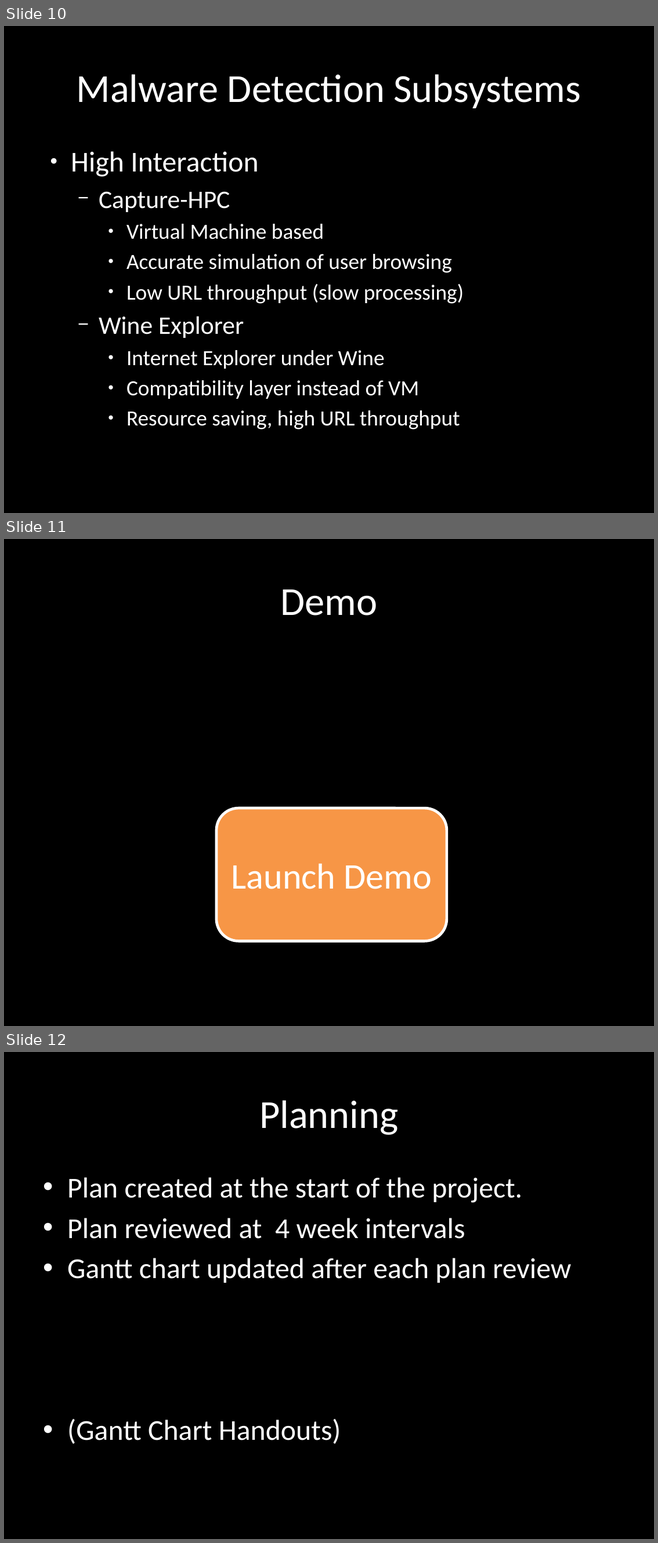
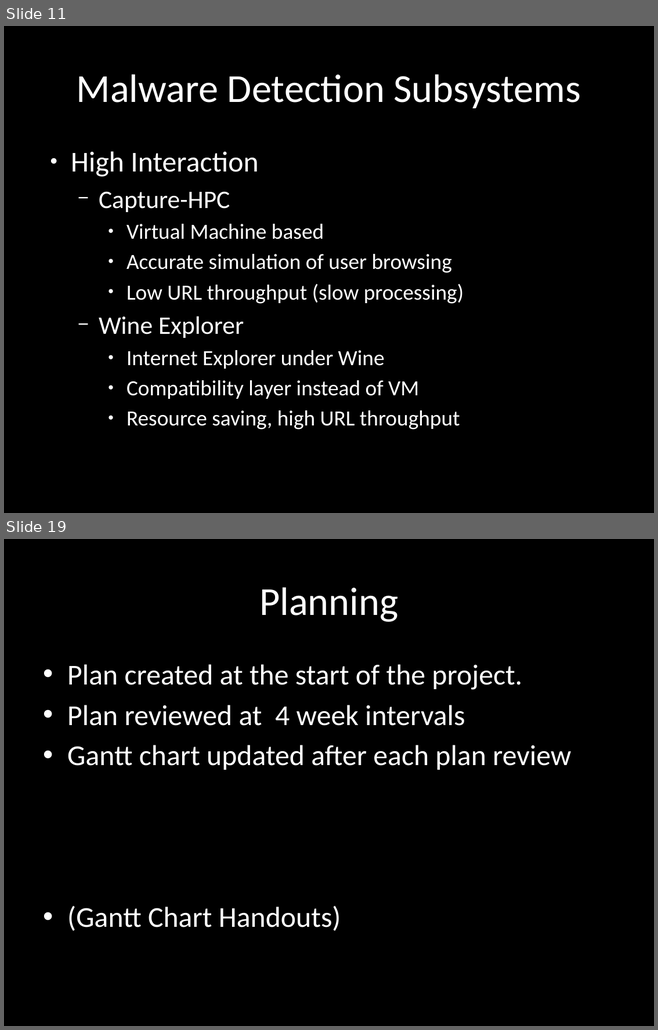
Before and after one commit to chrissorchard/malucrawl, a slide deck: doc/pres3/wk12-progress.pptx. Shown one above the other, each under a label of ours: slides 10, 11 and 12 before the commit, slides 11 and 19 after it; the slides between them are not shown. The pictures are 658x1543 and 658x1030 pixels, drawn with LibreOffice and Linux fonts; fonts in the diff are those of the drawing; background and template pictures are left out. Boxes give left, top, right and bottom in pixels: in the first picture for what was removed or moved away, otherwise in the second. Text is boxed around its words. In the diff, an @@ line names an element or a change of style, - is before the commit and + after.

Commit message:
Added conclusions and demo screenshots

```diff
--- a/doc/pres3/wk12-progress.pptx
+++ b/doc/pres3/wk12-progress.pptx
@@ slide 11 removed at box(4, 539, 654, 1026), background picture (left out) @@
@@ title removed at box(280, 589, 377, 616) @@
-Demo
@@ rounded rectangle removed at box(216, 808, 447, 941) @@
-Launch Demo
@@ what was slide 10 is now slide 11 @@
@@ what was slide 12 is now slide 19 @@
```
Also in this commit, not shown: 4 slides changed, 7 slides added, 3 other slides removed.
